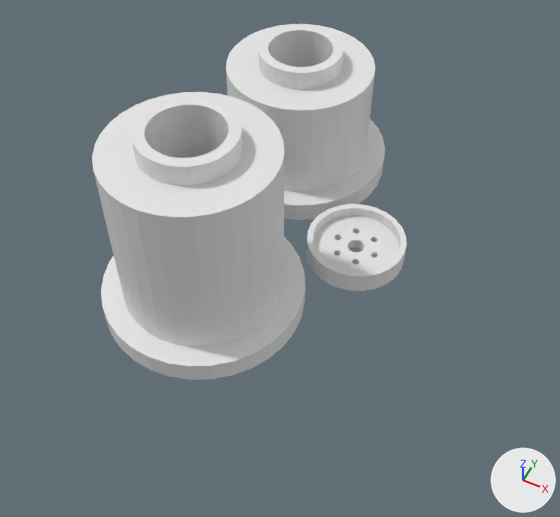
A saved change to the Blender file nutrient-dispenser/nutrient-dispenser.blend.
Rendered twice from a camera (50 mm lens) standing at (126.0, -222.0, 266.0) and looking at (29.0, -29.0, 24.0). Every picture has the same lights, and +X, +Y and +Z are marked at lower right.

The first picture shows 'end-hub', 'roll', 'roll-small'.
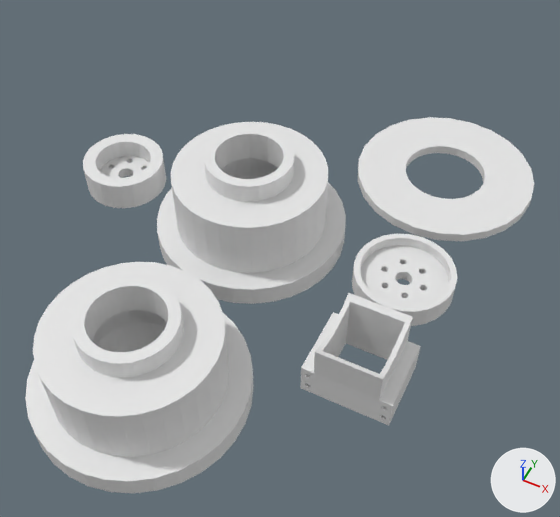
The change, as a diff of the scene's bpy script:
```diff
--- a/nutrient-dispenser/nutrient-dispenser.blend.py
+++ b/nutrient-dispenser/nutrient-dispenser.blend.py
@@ me_cylinder_003 @@
+me_cylinder_003.from_pydata(...)  # 369 vertices, 292 faces; spans x -0.63..0.633, y -0.637..0.627, z 0.0..1.266
@@ me_plane @@
+me_plane.from_pydata(...)  # 152 vertices, 116 faces; spans x -18.9..18.9, y -15.7..15.7, z 0.0..29.4
@@ me_cylinder_005 @@
+me_cylinder_005.from_pydata(...)  # 369 vertices, 292 faces; spans x -0.63..0.633, y -0.637..0.627, z 0.0..1.266
@@ me_wheels_dispenser_002 @@
+me_wheels_dispenser_002.from_pydata(...)  # 144 vertices, 216 faces; spans x -43.6..43.6, y -43.6..43.6, z 0.0..4.6
@@ ob_roll_small @@
 ob_roll_small.scale = (69.0, 69.0, 36.8)
+ob_roll_small.hide_set(True)  # its collection is switched off
@@ ob_end_hub @@
 ob_end_hub = bpy.data.objects.new('end-hub', me_wheels_dispenser_001)
-ob_end_hub.location = (49.3, 8.4, 0.0)
+ob_end_hub.location = (75.6, 0.0, 0.0)
@@ ob_roll @@
 ob_roll.scale = (69.0, 69.0, 36.8)
+ob_roll.hide_set(True)  # its collection is switched off
@@ ob_hub @@
 ob_hub = bpy.data.objects.new('hub', me_wheels_dispenser)
-ob_hub.location = (-47.6, 3.5, 0.0)
+ob_hub.location = (-73.7, 3.5, 0.0)
@@ ob_roll_1 @@
+ob_roll_1 = bpy.data.objects.new('roll-1', me_cylinder_003)
+ob_roll_1.location = (0.0, 0.0, 0.0)
+ob_roll_1.scale = (69.0, 69.0, 36.8)
@@ ob_hopper @@
+ob_hopper = bpy.data.objects.new('hopper', me_plane)
+ob_hopper.location = (76.8, -53.2, 0.0)
@@ ob_roll_2 @@
+ob_roll_2 = bpy.data.objects.new('roll-2', me_cylinder_005)
+ob_roll_2.location = (2.3, -96.4, 0.0)
+ob_roll_2.scale = (69.0, 69.0, 36.8)
@@ ob_rim @@
+ob_rim = bpy.data.objects.new('rim', me_wheels_dispenser_002)
+ob_rim.location = (69.3, 75.5, 0.0)
```

Location of each change, [x1, y1, x2, y2] in pixels of the pictures (560 x 517 px):
'roll', hidden: before [92, 92, 305, 380]
'roll-2', added: after [25, 262, 254, 493]
'roll-1', added: after [157, 122, 346, 304]
'roll-small', hidden: before [226, 24, 385, 220]
'rim', added: after [358, 117, 534, 241]
'end-hub', moved: before [307, 204, 407, 291]; after [352, 234, 457, 326]
'hopper', added: after [300, 293, 421, 425]
'hub', moved (not visible before): after [83, 134, 166, 208]
